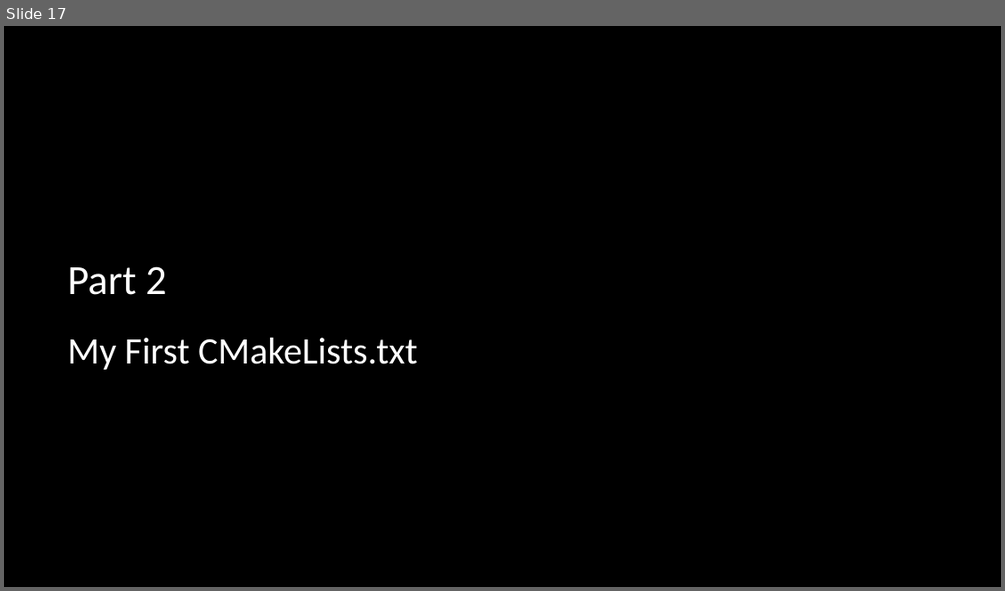
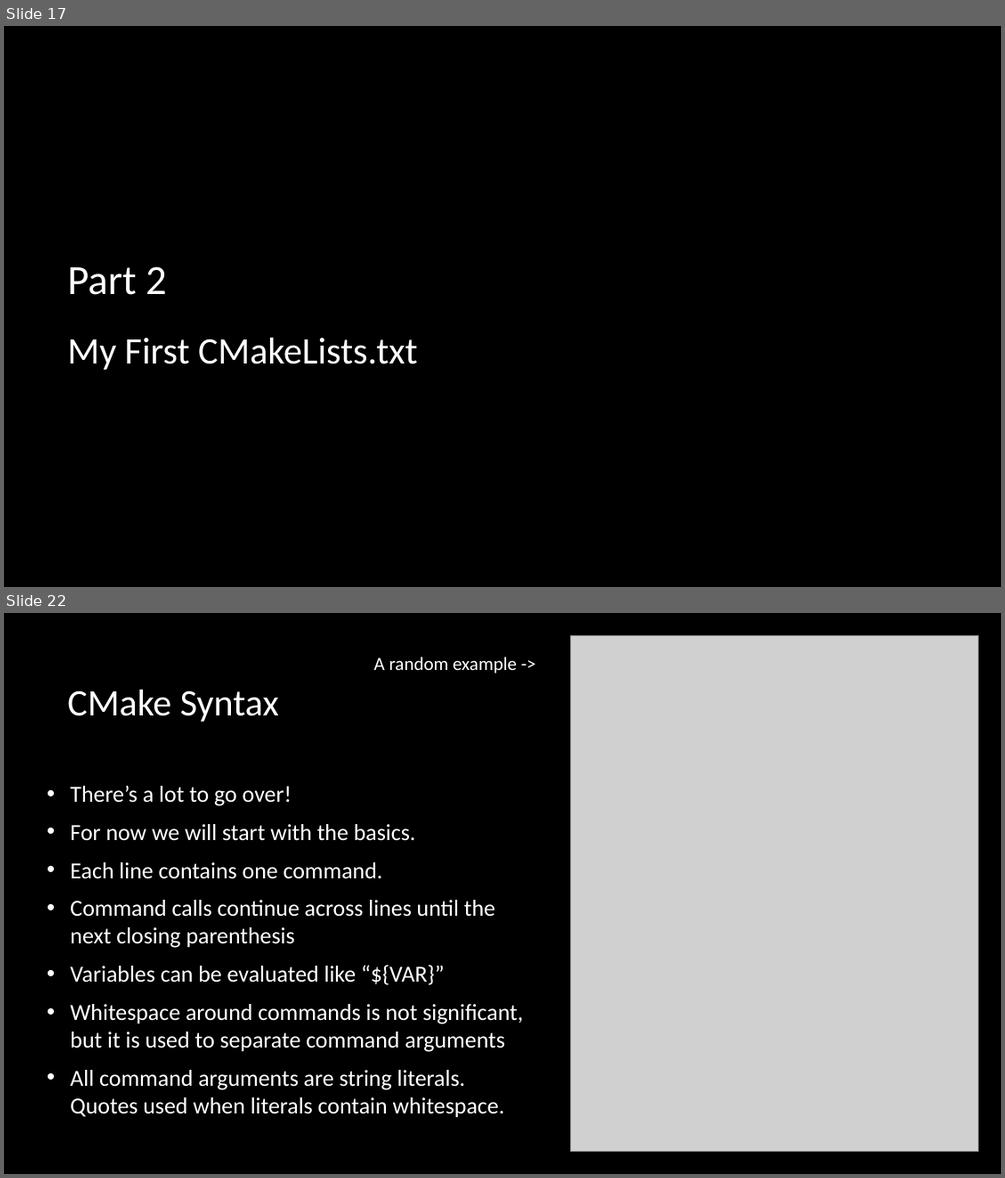
Before and after one commit to multiplemonomials/CMakeTraining, a slide deck: Session 1 - CMake and Building CXX.pptx. Shown one above the other, each under a label of ours: slide 17 before the commit, slides 17 and 22 after it; the slides between them are not shown. The pictures are 1005x591 and 1005x1178 pixels, drawn with LibreOffice and Linux fonts; fonts in the diff are those of the drawing; grey boxes stand for pictures; background and template pictures are left out. Boxes give left, top, right and bottom in pixels: in the first picture for what was removed or moved away, otherwise in the second. Text is boxed around its words. In the diff, an @@ line names an element or a change of style, - is before the commit and + after.

```diff
--- a/Session 1 - CMake and Building CXX.pptx
+++ b/Session 1 - CMake and Building CXX.pptx
@@ slide 22 added at [4, 613, 1001, 1174], background picture (left out) @@
@@ picture added at [570, 635, 979, 1151] @@
@@ text added at [374, 657, 517, 674], 18 pt, text #FFFFFF @@
+A random example ->
@@ title added at [67, 690, 279, 722], 36 pt, text #FFFFFF @@
+CMake Syntax
@@ text added at [70, 786, 523, 1118], 22.2 pt, text #FFFFFF @@
+• There’s a lot to go over!
+• For now we will start with the basics.
+• Each line contains one command.
+• Command calls continue across lines until the next closing parenthesis
+• Variables can be evaluated like “${VAR}”
+• Whitespace around commands is not significant, but it is used to separate command arguments
+• All command arguments are string literals. Quotes used when literals contain whitespace.
```
Also in this commit, not shown: 2 slides changed, 17 other slides added, 1 slide removed, 2 other files.
